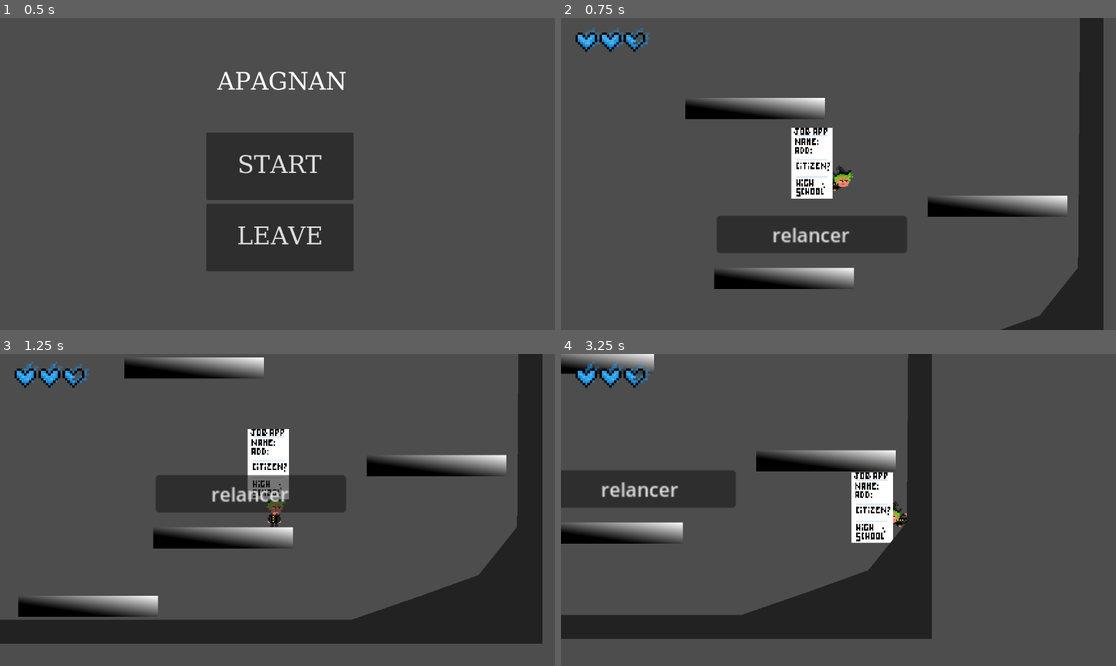
Above: before the commit, frames 1-4 (two rows, left to right).
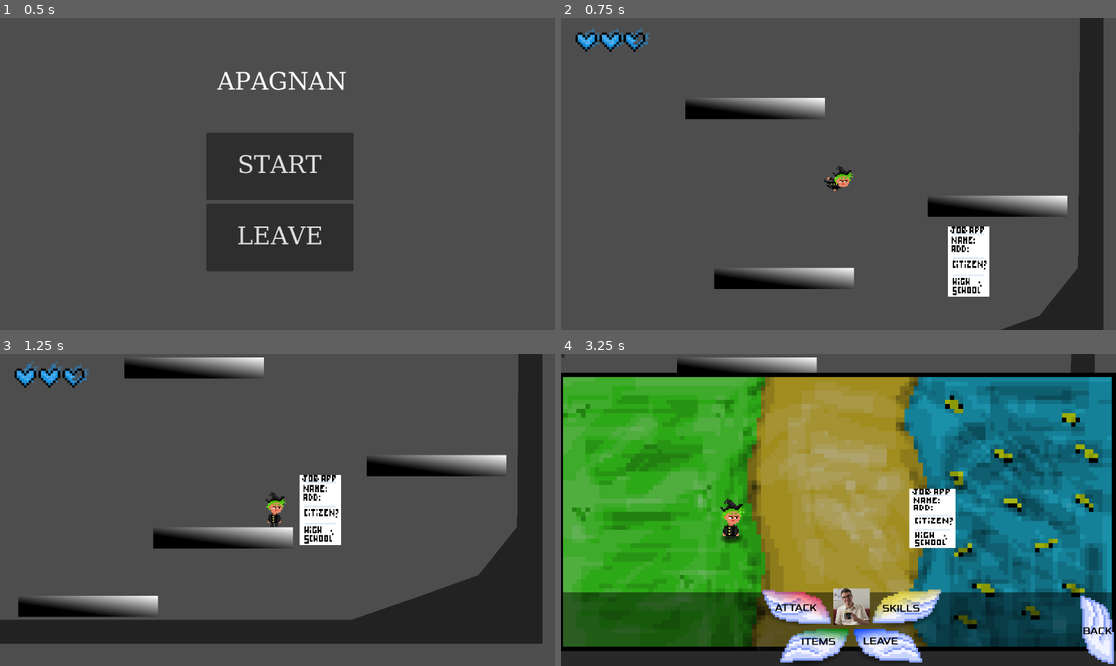
Above: after the commit, the same moments.

Repository: RTheoGH/CSSG
Game: Godot game, scene res://scenes/Menu.tscn
Same seed, same stepped clock (60 frames per second), same inputs: the game is played once before the commit and once after it.
Inputs (mouse positions are in pixels of both pictures, inside the frame that each line leads up to):
- Up to frame 1 (0.5 s): no input
- Up to frame 2 (0.75 s): click "START" at 0.5 s
- Up to frame 3 (1.25 s): no input
- Up to frame 4 (3.25 s): tap Enter (ui_accept) at 1.25 s; move the mouse to (960, 494) at 1.27 s; hold D (right) 1.28-2.78 s; tap Mouse wheel down (camera_dezoom) at 1.35 s; tap Space (jump) at 1.52, 2.27 s; move the mouse to (727, 525) at 2.02 s; tap Down (camera_down) at 2.1 s; move the mouse to (894, 441) at 2.77 s; hold A (left) from 2.78 s (still down); hold Left (camera_left) from 2.78 s (still down)

Frame 1 is identical in both runs. In frame 2, 7.2% of the frame differs, in the area x 28-78%, y 35-90%; in frame 3, 5.7%; in frame 4, 96%, in the area x 0-100%, y 0-100%.
Error before the commit: Attempt to call function 'hide' in base 'null instance' on a null instance. (res://scripts/main.gd:71)

Commit message:
Du texte et des trucs jolis

Diff:
--- a/scenes/Battle.tscn
+++ b/scenes/Battle.tscn
@@ -9,7 +9,7 @@
 [ext_resource type="Shader" uid="uid://dbdjyq2u3iwi6" path="res://shaders/wing.tres" id="5_nbuoa"]
 [ext_resource type="Texture2D" uid="uid://dxtqm8ntffy5m" path="res://ressources/images/StudentAfall.png" id="5_r0uqx"]
 [ext_resource type="Texture2D" uid="uid://c2jyv58nsm15a" path="res://ressources/images/goat.png" id="5_vc2lj"]
-[ext_resource type="Shader" uid="uid://ckdkrbdh5iajy" path="res://scenes/font.tres" id="6_ggg4q"]
+[ext_resource type="FontFile" uid="uid://dwkpjj0o5bk8y" path="res://ressources/fonts/Xolonium-Regular.ttf" id="6_07vp5"]
 [ext_resource type="Texture2D" uid="uid://dwe1wgd0eqp4m" path="res://ressources/images/StudentAjump.png" id="6_mwgbg"]
 [ext_resource type="Texture2D" uid="uid://df5c12qe5rkj5" path="res://ressources/images/sneak.png" id="7_urfml"]
 [ext_resource type="Texture2D" uid="uid://cq8acad81146r" path="res://ressources/images/Studenthaut-1.png" id="8_2sjw8"]
@@ -36,8 +36,14 @@
 shader_parameter/ColorParameter = Color(1, 0, 0, 1)
 shader_parameter/Texture2DParameter = SubResource("GradientTexture2D_a46vb")
 
-[sub_resource type="ShaderMaterial" id="ShaderMaterial_ak542"]
-shader = ExtResource("6_ggg4q")
+[sub_resource type="Gradient" id="Gradient_dse18"]
+colors = PackedColorArray(0, 0, 0, 1, 0, 0, 0, 0)
+
+[sub_resource type="GradientTexture2D" id="GradientTexture2D_vk162"]
+gradient = SubResource("Gradient_dse18")
+fill = 1
+fill_from = Vector2(0.5, 0.555046)
+fill_to = Vector2(0.770642, 0.366972)
 
 [sub_resource type="Gradient" id="Gradient_prr45"]
 offsets = PackedFloat32Array(0, 0.411765, 1)
@@ -77,17 +83,16 @@
 shader_parameter/ColorParameter = Color(0.0375274, 0.275382, 0.999993, 1)
 shader_parameter/Texture2DParameter = SubResource("GradientTexture2D_3qyje")
 
-[sub_resource type="Gradient" id="Gradient_gr0g1"]
-interpolation_mode = 1
-offsets = PackedFloat32Array(0.116883, 0.5, 0.8)
-colors = PackedColorArray(0.0649351, 0.0649351, 0.0649351, 1, 1, 1, 1, 1, 0, 0, 0, 1)
-metadata/_snap_enabled = true
-
-[sub_resource type="GradientTexture2D" id="GradientTexture2D_mr05u"]
-gradient = SubResource("Gradient_gr0g1")
+[sub_resource type="Gradient" id="Gradient_s0qjy"]
+interpolation_mode = 2
+offsets = PackedFloat32Array(0.506494, 0.75974)
+colors = PackedColorArray(1, 1, 1, 0.419608, 1, 1, 1, 0)
+
+[sub_resource type="GradientTexture2D" id="GradientTexture2D_tga2w"]
+gradient = SubResource("Gradient_s0qjy")
 fill = 1
-fill_from = Vector2(0.490826, 0.527523)
-fill_to = Vector2(0.853211, 0.56422)
+fill_from = Vector2(0.486239, 0.568807)
+fill_to = Vector2(0.90367, 0.0825688)
 
 [sub_resource type="SpriteFrames" id="SpriteFrames_klneh"]
 
@@ -172,6 +177,7 @@
 [node name="CanvasLayer" type="CanvasLayer"]
 
 [node name="TextureRect" type="TextureRect" parent="."]
+z_index = -2
 texture_filter = 1
 material = SubResource("ShaderMaterial_drw6o")
 offset_left = -5.0
@@ -181,6 +187,7 @@
 texture = ExtResource("2_agewj")
 
 [node name="ColorRect" type="ColorRect" parent="."]
+z_index = -1
 anchors_preset = 15
 anchor_right = 1.0
 anchor_bottom = 1.0
@@ -195,12 +202,16 @@
 offset_top = 19.0
 offset_right = 1094.0
 offset_bottom = 133.0
+theme_override_fonts/normal_font = ExtResource("6_07vp5")
+theme_override_font_sizes/normal_font_size = 20
 text = "Un job sauvage apparait."
 
 [node name="main_select" type="Node2D" parent="ColorRect"]
+position = Vector2(68, -4)
 script = ExtResource("3_fue0e")
 
 [node name="attack" type="Button" parent="ColorRect/main_select"]
+z_index = 1
 offset_left = 342.0
 offset_right = 523.0
 offset_bottom = 67.0
@@ -208,6 +219,7 @@
 metadata/_edit_use_anchors_ = true
 
 [node name="attack_sp" type="Sprite2D" parent="ColorRect/main_select/attack"]
+z_index = 1
 texture_filter = 1
 material = SubResource("ShaderMaterial_f2hws")
 position = Vector2(78.875, 33.9375)
@@ -216,15 +228,27 @@
 texture = ExtResource("4_flrxx")
 
 [node name="RichTextLabel" type="RichTextLabel" parent="ColorRect/main_select/attack"]
-material = SubResource("ShaderMaterial_ak542")
-layout_mode = 0
-offset_right = 150.0
-offset_bottom = 69.0
+z_index = 1
+layout_mode = 0
+offset_left = 34.0
+offset_top = 24.0
+offset_right = 127.0
+offset_bottom = 49.0
+mouse_filter = 1
+theme_override_fonts/normal_font = ExtResource("6_07vp5")
+theme_override_font_sizes/normal_font_size = 20
 bbcode_enabled = true
-text = "
-[center]FIGHT"
+text = "[color=black]ATTACK"
+scroll_active = false
+
+[node name="Sprite2D" type="Sprite2D" parent="ColorRect/main_select/attack"]
+position = Vector2(73.9932, 43.9921)
+rotation = 0.127409
+scale = Vector2(3.21402, 1.27931)
+texture = SubResource("GradientTexture2D_vk162")
 
 [node name="skills" type="Button" parent="ColorRect/main_select"]
+z_index = 1
 offset_left = 571.0
 offset_top = -1.0
 offset_right = 741.0
@@ -232,21 +256,44 @@
 flat = true
 
 [node name="skills_sp" type="Sprite2D" parent="ColorRect/main_select/skills"]
+z_index = 1
 texture_filter = 1
 material = SubResource("ShaderMaterial_8lcf3")
 position = Vector2(78.875, 33.9375)
 scale = Vector2(4.44531, 4.38281)
 texture = ExtResource("4_flrxx")
 
+[node name="RichTextLabel" type="RichTextLabel" parent="ColorRect/main_select/skills"]
+z_index = 1
+layout_mode = 0
+offset_left = 28.0
+offset_top = 26.0
+offset_right = 119.0
+offset_bottom = 52.0
+mouse_filter = 1
+theme_override_fonts/normal_font = ExtResource("6_07vp5")
+theme_override_font_sizes/normal_font_size = 20
+bbcode_enabled = true
+text = "[color=black]SKILLS"
+scroll_active = false
+
+[node name="Sprite2D" type="Sprite2D" parent="ColorRect/main_select/skills"]
+position = Vector2(80.3337, 45.327)
+rotation = -0.232129
+scale = Vector2(3.39725, 1.36548)
+texture = SubResource("GradientTexture2D_vk162")
+
 [node name="items" type="Button" parent="ColorRect/main_select"]
-offset_left = 382.0
+z_index = 1
+offset_left = 379.0
 offset_top = 81.0
-offset_right = 563.0
+offset_right = 560.0
 offset_bottom = 148.0
 text = "ITEMS"
 flat = true
 
 [node name="items_sp" type="Sprite2D" parent="ColorRect/main_select/items"]
+z_index = 1
 texture_filter = 1
 material = SubResource("ShaderMaterial_e4ndw")
 position = Vector2(78.875, 33.9375)
@@ -254,15 +301,37 @@
 scale = Vector2(4.445, 4.383)
 texture = ExtResource("4_flrxx")
 
+[node name="RichTextLabel" type="RichTextLabel" parent="ColorRect/main_select/items"]
+z_index = 1
+layout_mode = 0
+offset_left = 52.0
+offset_top = 13.0
+offset_right = 124.0
+offset_bottom = 39.0
+mouse_filter = 1
+theme_override_fonts/normal_font = ExtResource("6_07vp5")
+theme_override_font_sizes/normal_font_size = 20
+bbcode_enabled = true
+text = "[color=black]ITEMS"
+scroll_active = false
+
+[node name="Sprite2D" type="Sprite2D" parent="ColorRect/main_select/items"]
+position = Vector2(74.8993, 47.825)
+rotation = -0.232129
+scale = Vector2(3.21402, 1.40239)
+texture = SubResource("GradientTexture2D_vk162")
+
 [node name="leave" type="Button" parent="ColorRect/main_select"]
-offset_left = 535.0
+z_index = 1
+offset_left = 532.0
 offset_top = 81.0
-offset_right = 716.0
+offset_right = 713.0
 offset_bottom = 148.0
 text = "LEAVE"
 flat = true
 
 [node name="leave_sp" type="Sprite2D" parent="ColorRect/main_select/leave"]
+z_index = 1
 texture_filter = 1
 material = SubResource("ShaderMaterial_4u18x")
 position = Vector2(78.875, 33.9375)
@@ -270,7 +339,28 @@
 scale = Vector2(-4.445, 4.383)
 texture = ExtResource("4_flrxx")
 
+[node name="RichTextLabel" type="RichTextLabel" parent="ColorRect/main_select/leave"]
+z_index = 1
+layout_mode = 0
+offset_left = 27.0
+offset_top = 12.0
+offset_right = 115.0
+offset_bottom = 38.0
+mouse_filter = 1
+theme_override_fonts/normal_font = ExtResource("6_07vp5")
+theme_override_font_sizes/normal_font_size = 20
+bbcode_enabled = true
+text = "[color=black]LEAVE"
+scroll_active = false
+
+[node name="Sprite2D" type="Sprite2D" parent="ColorRect/main_select/leave"]
+position = Vector2(73.9932, 43.9921)
+rotation = 0.127409
+scale = Vector2(3.21402, 1.27931)
+texture = SubResource("GradientTexture2D_vk162")
+
 [node name="Button" type="Button" parent="ColorRect/main_select"]
+z_index = 1
 offset_left = 500.0
 offset_top = -3.0
 offset_right = 572.0
@@ -282,6 +372,12 @@
 position = Vector2(35, 37)
 scale = Vector2(0.269828, 0.277573)
 texture = ExtResource("5_vc2lj")
+
+[node name="Sprite2D" type="Sprite2D" parent="ColorRect/main_select"]
+visible = false
+position = Vector2(526.75, 50)
+scale = Vector2(6.53906, 3.04688)
+texture = SubResource("GradientTexture2D_tga2w")
 
 [node name="SkillSelect" parent="ColorRect" instance=ExtResource("14_h5ilx")]
 visible = false
@@ -300,10 +396,29 @@
 anchor_right = 0.996
 anchor_bottom = 0.967
 offset_left = 0.18396
-offset_top = -0.5
-offset_right = -0.39209
+offset_top = -58.5
+offset_right = -0.391968
 offset_bottom = 0.048996
-icon = SubResource("GradientTexture2D_mr05u")
+flat = true
+
+[node name="skills_sp" type="Sprite2D" parent="ColorRect/back"]
+texture_filter = 1
+position = Vector2(38, 60)
+rotation = -1.5708
+scale = Vector2(4.44531, 4.38281)
+texture = ExtResource("4_flrxx")
+
+[node name="RichTextLabel" type="RichTextLabel" parent="ColorRect/back"]
+layout_mode = 0
+offset_left = 8.0
+offset_top = 50.0
+offset_right = 80.0
+offset_bottom = 76.0
+mouse_filter = 1
+theme_override_fonts/normal_font = ExtResource("6_07vp5")
+theme_override_font_sizes/normal_font_size = 20
+bbcode_enabled = true
+text = "[color=black]BACK"
 
 [node name="Enemy_fight_sprite" type="AnimatedSprite2D" parent="."]
 texture_filter = 1
@@ -330,8 +445,16 @@
 offset_right = 8.0
 offset_bottom = 8.0
 
+[connection signal="mouse_entered" from="ColorRect/main_select/attack" to="ColorRect/main_select" method="_on_attack_mouse_entered"]
+[connection signal="mouse_exited" from="ColorRect/main_select/attack" to="ColorRect/main_select" method="_on_attack_mouse_exited"]
 [connection signal="pressed" from="ColorRect/main_select/attack" to="ColorRect/main_select" method="_on_attack_pressed"]
+[connection signal="mouse_entered" from="ColorRect/main_select/skills" to="ColorRect/main_select" method="_on_skills_mouse_entered"]
+[connection signal="mouse_exited" from="ColorRect/main_select/skills" to="ColorRect/main_select" method="_on_skills_mouse_exited"]
 [connection signal="pressed" from="ColorRect/main_select/skills" to="ColorRect/main_select" method="_on_skills_pressed"]
+[connection signal="mouse_entered" from="ColorRect/main_select/items" to="ColorRect/main_select" method="_on_items_mouse_entered"]
+[connection signal="mouse_exited" from="ColorRect/main_select/items" to="ColorRect/main_select" method="_on_items_mouse_exited"]
 [connection signal="pressed" from="ColorRect/main_select/items" to="ColorRect/main_select" method="_on_items_pressed"]
+[connection signal="mouse_entered" from="ColorRect/main_select/leave" to="ColorRect/main_select" method="_on_leave_mouse_entered"]
+[connection signal="mouse_exited" from="ColorRect/main_select/leave" to="ColorRect/main_select" method="_on_leave_mouse_exited"]
 [connection signal="pressed" from="ColorRect/main_select/leave" to="ColorRect/main_select" method="_on_leave_pressed"]
 [connection signal="pressed" from="ColorRect/back" to="ColorRect/main_select" method="_on_back_pressed"]
--- a/scenes/Main.tscn
+++ b/scenes/Main.tscn
@@ -154,7 +154,7 @@
 
 [node name="AudioStreamPlayer" type="AudioStreamPlayer" parent="."]
 stream = ExtResource("4_r14mf")
-volume_db = -20.0
+volume_db = -30.0
 
 [node name="job" parent="." node_paths=PackedStringArray("chomeur") instance=ExtResource("5_y55mw")]
 chomeur = NodePath("../chomeur")
--- a/scripts/main_select.gd
+++ b/scripts/main_select.gd
@@ -12,6 +12,7 @@
 	skills = get_parent().get_node("SkillSelect")
 	chomeur = get_parent().get_parent().get_parent().get_node("chomeur")
 	back = get_parent().get_node("back")
+	self.hide()
 
 # Called every frame. 'delta' is the elapsed time since the previous frame.
 func _process(delta: float) -> void:
@@ -48,3 +49,27 @@
 		boite_diag.hide()
 		back.hide()
 		self.show()
+
+func _on_attack_mouse_entered() -> void:
+	get_node("attack/attack_sp").texture = load("res://ressources/images/Sprite_bouton_2.png")
+
+func _on_attack_mouse_exited() -> void:
+	get_node("attack/attack_sp").texture = load("res://ressources/images/Sprite_bouton.png")
+
+func _on_skills_mouse_entered() -> void:
+	get_node("skills/skills_sp").texture = load("res://ressources/images/Sprite_bouton_2.png")
+
+func _on_skills_mouse_exited() -> void:
+	get_node("skills/skills_sp").texture = load("res://ressources/images/Sprite_bouton.png")
+
+func _on_items_mouse_entered() -> void:
+	get_node("items/items_sp").texture = load("res://ressources/images/Sprite_bouton_2.png")
+
+func _on_items_mouse_exited() -> void:
+	get_node("items/items_sp").texture = load("res://ressources/images/Sprite_bouton.png")
+
+func _on_leave_mouse_entered() -> void:
+	get_node("leave/leave_sp").texture = load("res://ressources/images/Sprite_bouton_2.png")
+
+func _on_leave_mouse_exited() -> void:
+	get_node("leave/leave_sp").texture = load("res://ressources/images/Sprite_bouton.png")
Binary file added: ressources/fonts/Xolonium-Regular.ttf
Not shown, added: ressources/fonts/Xolonium-Regular.ttf.import
Binary file added: ressources/images/Sprite_bouton_2.png
Not shown, added: ressources/images/Sprite_bouton_2.png.import
Not shown: 1 places in scenes/Battle.tscn that only renumber resources
Not shown: 1 places in scenes/Main.tscn that only renumber resources
